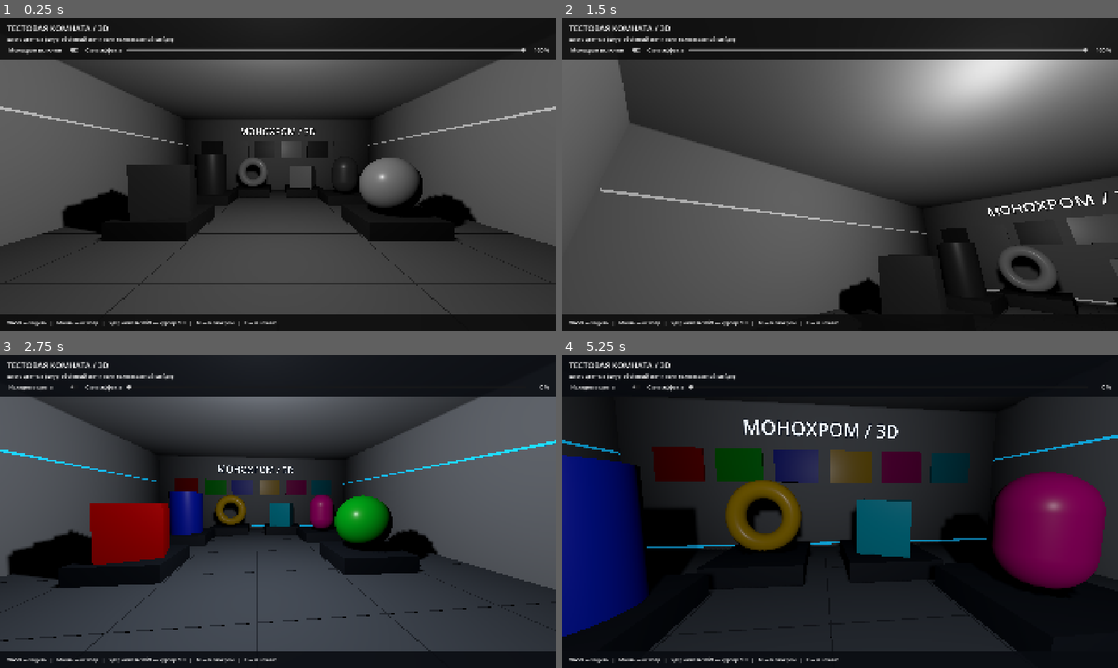
Above: before the commit, frames 1-4 (two rows, left to right).
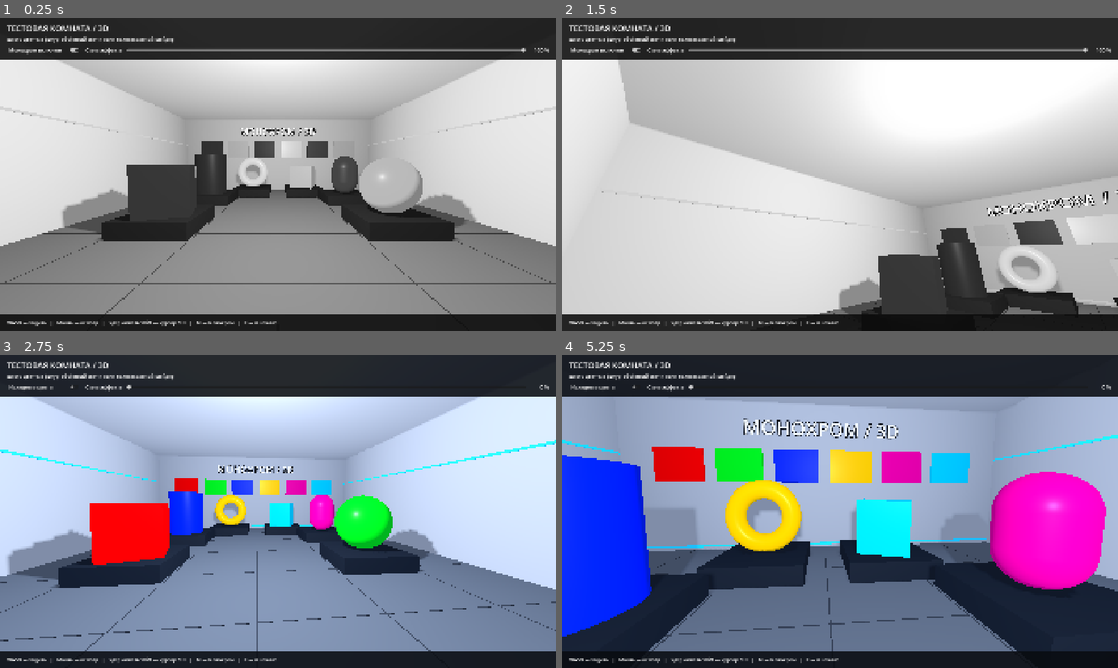
Above: after the commit, the same moments.

Repository: noname2026/monohrom
Game: Godot game, scene res://monochrome_room_3d.tscn
Same seed, same stepped clock (60 frames per second), same inputs: the game is played once before the commit and once after it.
Inputs (mouse positions are in pixels of both pictures, inside the frame that each line leads up to):
- Up to frame 1 (0.25 s): no input
- Up to frame 2 (1.5 s): click "Монохром включён" at 0.5 s; click "Исходные цвета" at 1.25 s
- Up to frame 3 (2.75 s): tap Enter at 2 s; move the mouse to (305, 511) at 2.02 s; hold W from 2.03 s (still down); hold Shift from 2.03 s (still down); click (305, 511) at 2.17 s
- Up to frame 4 (5.25 s): tap Space at 2.75 s; move the mouse to (728, 527) at 2.77 s; release W at 2.78 s; release Shift at 2.78 s; hold S 2.78-3.53 s; tap M at 2.85, 5.1 s; tap Enter at 3.5 s; move the mouse to (851, 505) at 3.52 s; hold W from 3.53 s (still down); tap R at 3.6 s; move the mouse to (834, 517) at 4.27 s; tap Shift at 4.35 s; click (834, 517) at 4.42 s; move the mouse to (878, 514) at 5.02 s

The runs differ from the first frame. In frame 1, 77% of the frame differs, in the area x 0-100%, y 13-95%; in frame 2, 79%; in frame 3, 81%; in frame 4, 81%.

Commit message:
Update monochrome_room_3d.tscn
Signed-off-by: noname2026 <154047250+noname2026@users.noreply.github.com>

Diff:
--- a/monochrome_room_3d.tscn
+++ b/monochrome_room_3d.tscn
@@ -2,7 +2,14 @@
 
 [ext_resource type="Script" uid="uid://q8ird123bthi" path="res://monochrome_room_3d.gd" id="1_script"]
 [ext_resource type="PackedScene" path="res://monochrome.tscn" id="2_effect"]
-[ext_resource type="PackedScene" uid="uid://cbkxk1omt4bcb" path="res://models/Untitled.glb" id="3_n0pix"]
+
+[sub_resource type="Environment" id="Environment_room"]
+background_mode = 1
+background_color = Color(0.12, 0.15, 0.2, 1)
+ambient_light_source = 3
+ambient_light_color = Color(0.85, 0.9, 1, 1)
+ambient_light_energy = 0.65
+reflected_light_source = 2
 
 [sub_resource type="StandardMaterial3D" id="Material_floor"]
 albedo_color = Color(0.38, 0.42, 0.48, 1)
@@ -63,6 +70,9 @@
 height = 1.8
 
 [node name="MonochromeRoom3D" type="Node3D" unique_id=1750637764]
+
+[node name="WorldEnvironment" type="WorldEnvironment" parent="." unique_id=1533466040]
+environment = SubResource("Environment_room")
 
 [node name="KeyLight" type="DirectionalLight3D" parent="." unique_id=740986353]
 transform = Transform3D(0.8525245, 0.45339105, -0.26007405, 0, 0.49757108, 0.8674232, 0.52268726, -0.7394995, 0.42419153, 0, 0, 0)
@@ -439,6 +449,3 @@
 autowrap_mode = 2
 
 [node name="Monochrome" parent="Player" unique_id=1238089211 instance=ExtResource("2_effect")]
-
-[node name="Untitled" parent="." unique_id=3393604 instance=ExtResource("3_n0pix")]
-transform = Transform3D(1, 0, 0, 0, 1, 0, 0, 0, 1, 0, 0.65480435, 0)
